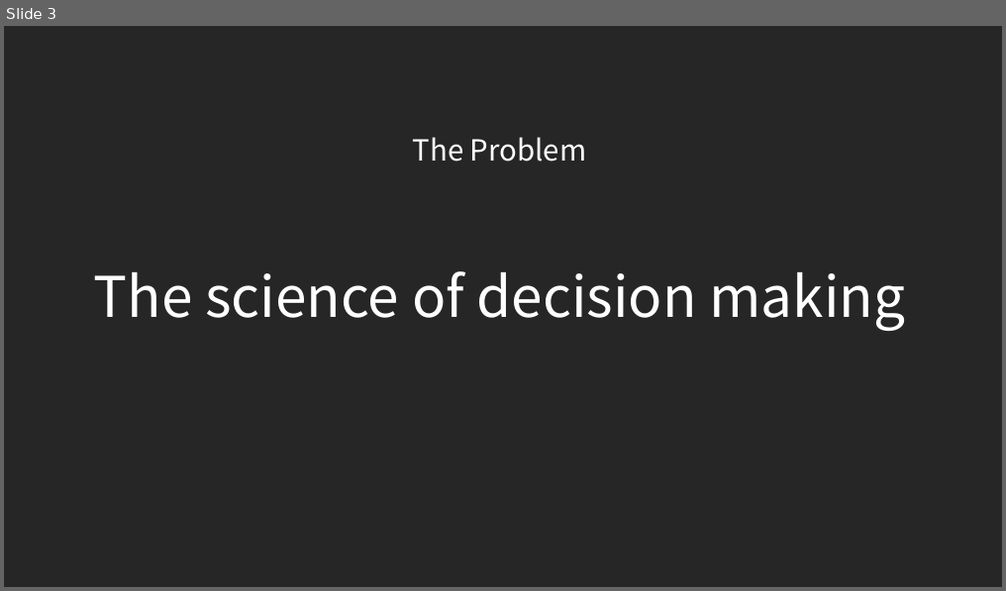
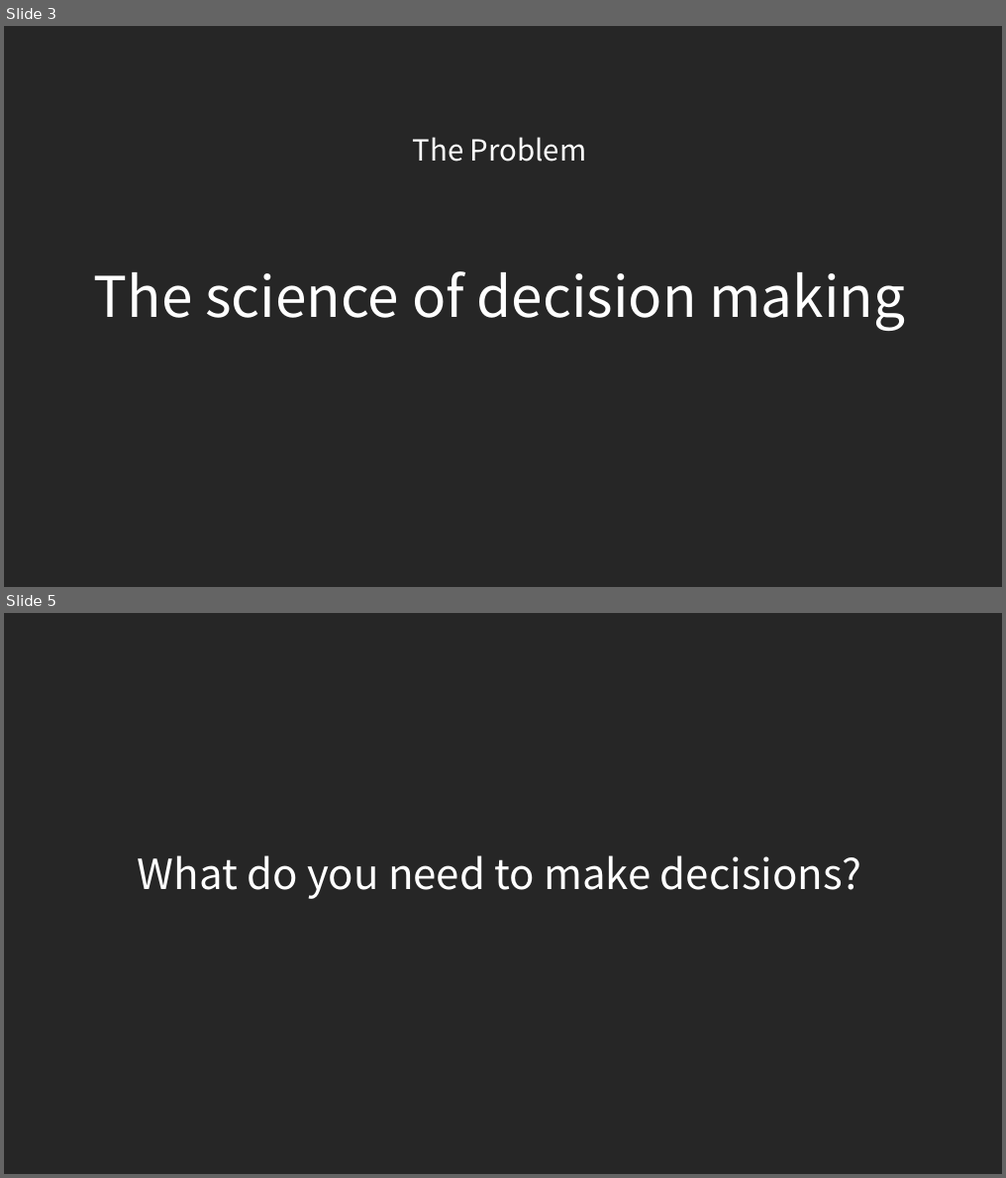
Before and after one commit to rmorain/rl, a slide deck: rl.pptx. Shown one above the other, each under a label of ours: slide 3 before the commit, slides 3 and 5 after it; the slides between them are not shown. The pictures are 1006x591 and 1006x1178 pixels, drawn with LibreOffice and Linux fonts; fonts in the diff are those of the drawing. Boxes give left, top, right and bottom in pixels: in the first picture for what was removed or moved away, otherwise in the second. Text is boxed around its words. In the diff, an @@ line names an element or a change of style, - is before the commit and + after.

```diff
--- a/rl.pptx
+++ b/rl.pptx
@@ slide 5 added at [4,613,1002,1174], background #262626 @@
@@ text added at [138,856,861,899], 40 pt, text #FFFFFF @@
+What do you need to make decisions?
```
Also in this commit, not shown: 3 other slides added, 1 slide removed.
